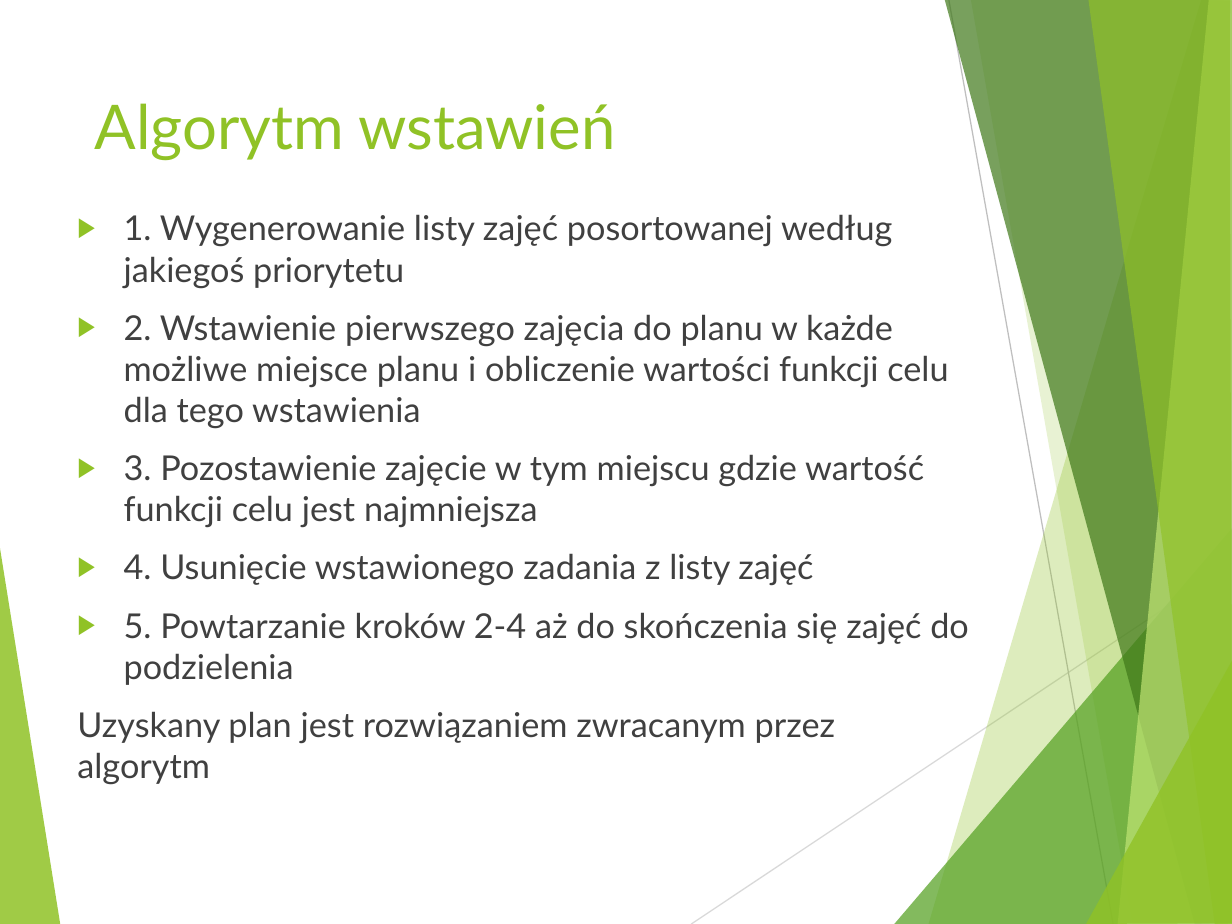
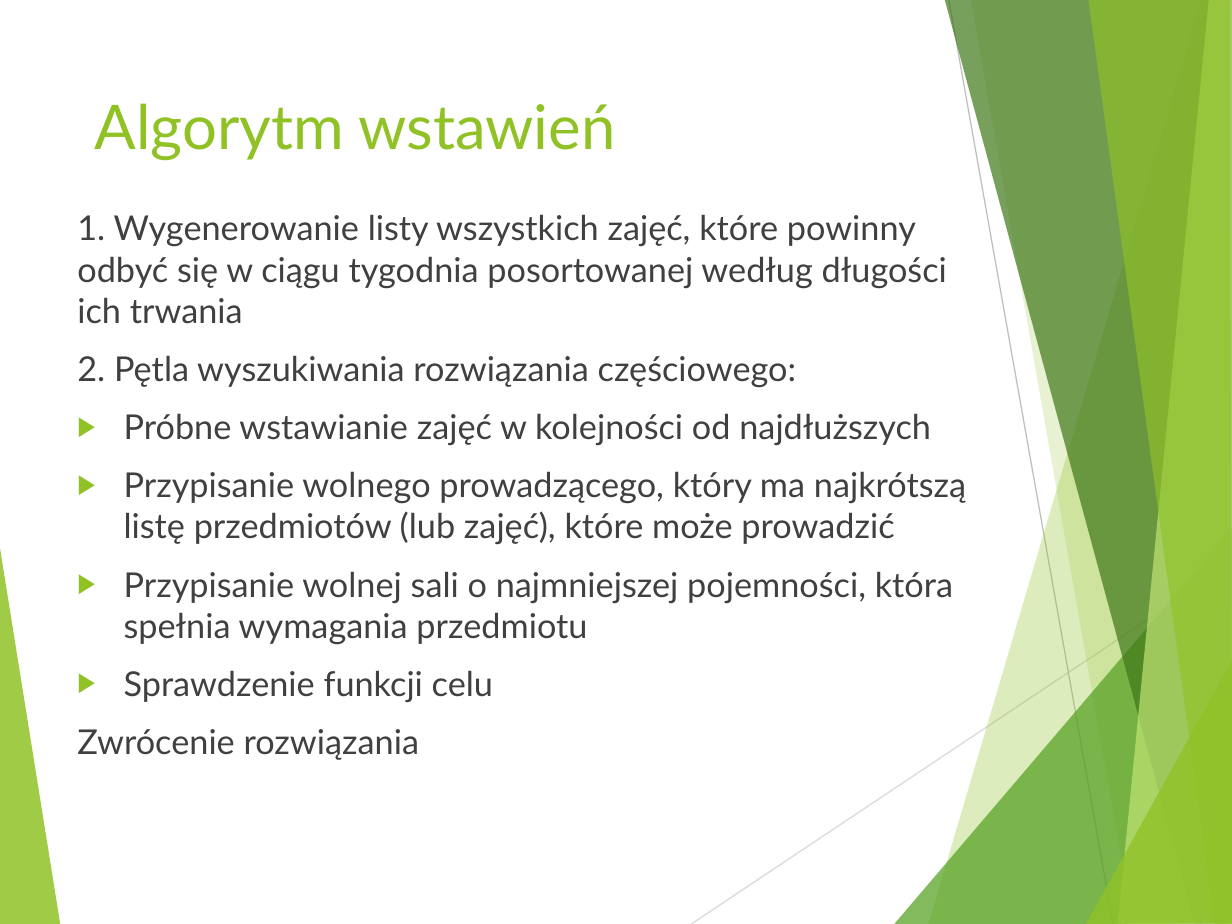
Before and after one commit to Ignisolver/Scheduling-algorithm-prototype, a slide deck: slide 4 of prez.pptx (slide 3 before the commit). Drawn at 1232x924 pixels with LibreOffice and Linux fonts; fonts in the diff are those of the drawing. Boxes give left, top, right and bottom in pixels: in the first picture for what was removed or moved away, otherwise in the second. Text is boxed around its words. In the diff, an @@ line names an element or a change of style, - is before the commit and + after.

```diff
--- a/prez.pptx
+++ b/prez.pptx
@@ text at (77,214,966,760): text changed @@
-▶ 1. Wygenerowanie listy zajęć posortowanej według jakiegoś priorytetu
-▶ 2. Wstawienie pierwszego zajęcia do planu w każde możliwe miejsce planu i obliczenie wartości funkcji celu dla tego wstawienia
-▶ 3. Pozostawienie zajęcie w tym miejscu gdzie wartość funkcji celu jest najmniejsza
-▶ 4. Usunięcie wstawionego zadania z listy zajęć
-▶ 5. Powtarzanie kroków 2-4 aż do skończenia się zajęć do podzielenia
-Uzyskany plan jest rozwiązaniem zwracanym przez algorytm
+1. Wygenerowanie listy wszystkich zajęć, które powinny odbyć się w ciągu tygodnia posortowanej według długości ich trwania
+2. Pętla wyszukiwania rozwiązania częściowego:
+▶ Próbne wstawianie zajęć w kolejności od najdłuższych
+▶ Przypisanie wolnego prowadzącego, który ma najkrótszą listę przedmiotów (lub zajęć), które może prowadzić
+▶ Przypisanie wolnej sali o najmniejszej pojemności, która spełnia wymagania przedmiotu
+▶ Sprawdzenie funkcji celu
+Zwrócenie rozwiązania
```
Also in this commit, not shown: 1 other slide changed, 1 slide added, 1 other file.
